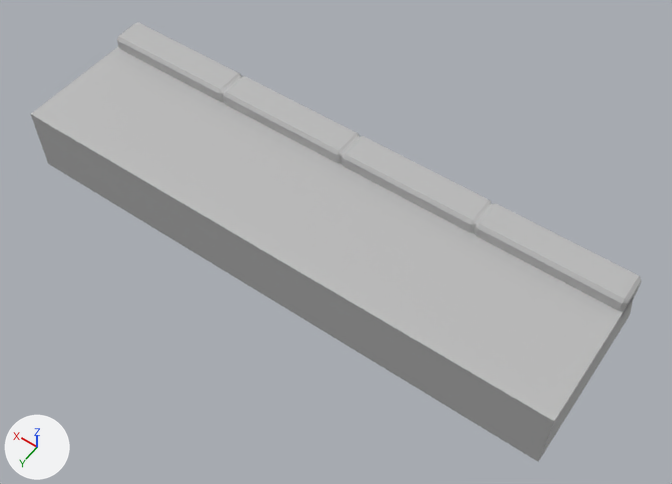
The FBX model Unity/Assets/Meshes/Modular/SM_Rebord_C.fbx: old version first, new version second.
Before and after are seen from a 50 mm lens placed at (-1.599, 1.138, 1.249), pointed at (-1.048, 0.367, 0.039). Arrows for +X, +Y and +Z are at lower left; the lights stay in place. Where no turn or scale is listed for an object, it has been applied to the vertices. Vertices at the same position are counted once.
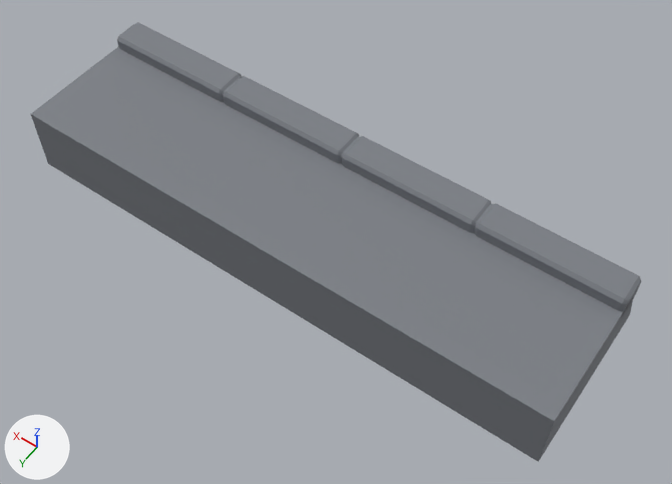
What differs and where, as boxes [x1, y1, x2, y2] in the pictures (672 x 484 px):
part 1 of me_mesh_001, added
    after: [31, 47, 633, 462]
part 2 of me_mesh, added
    after: [117, 22, 641, 318]

Edits to the bpy script that builds the scene:
```text
Add mat_beton:
    mat_beton = principled_material('Beton')
    mat_beton.base_color = (0.196, 0.209, 0.233)  # grey #7a7e85
    mat_beton.roughness = 0.749
Change me_mesh:
    used by ob_pcube16; location = (-1.0, 0.258, 0.115)
    remove me_mesh.from_pydata(...)  # 104 vertices, 101 faces; spans x -0.5..0.5, y -0.03..0.03, z -0.017..0.035
    remove me_mesh.materials.append(mat_lambert1)  # grey #bcbcbc
    add me_mesh.from_pydata(...)  # 1687 vertices, 1780 faces; spans x -0.5..0.5, y -0.03..0.03, z -0.017..0.035
    me_mesh part 2: 1583 vertices added at x -0.5..0.5, y -0.03..0.03, z -0.017..0.035
    add me_mesh.materials.append(mat_beton)  # grey #7a7e85
Change me_mesh_001:
    used by ob_pcube15; location = (-1.0, 0.5, 0.0)
    remove me_mesh_001.from_pydata(...)  # 8 vertices, 6 faces; spans x -0.5..0.5, y -0.311..0.0, z 0.0..0.125
    remove me_mesh_001.materials.append(mat_lambert1)  # grey #bcbcbc
    add me_mesh_001.from_pydata(...)  # 1538 vertices, 1536 faces; spans x -0.5..0.5, y -0.311..0.0, z 0.0..0.125
    me_mesh_001 part 1: 1530 vertices added at x -0.5..0.5, y -0.311..0.0, z 0.0..0.125
    add me_mesh_001.materials.append(mat_beton)  # grey #7a7e85
```
